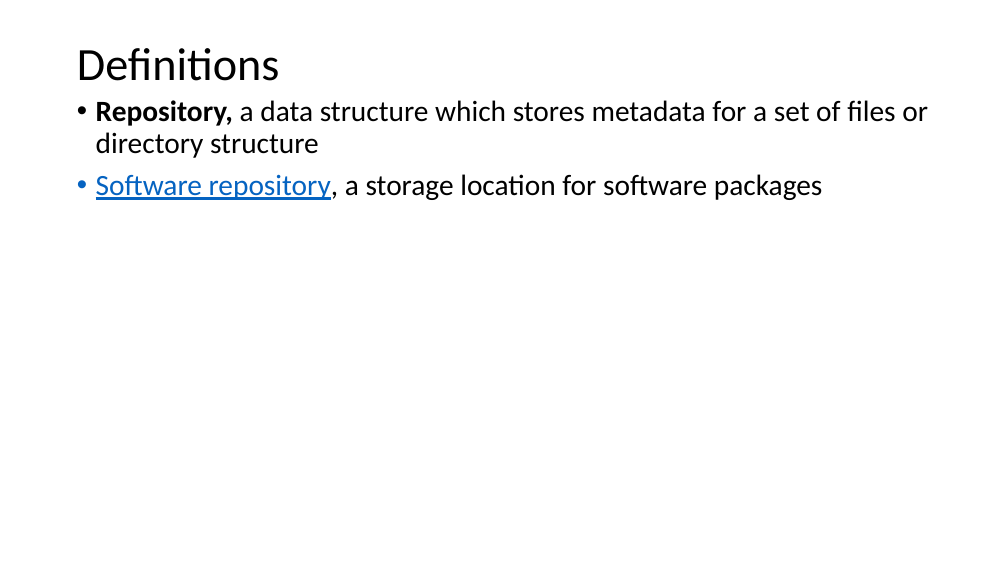
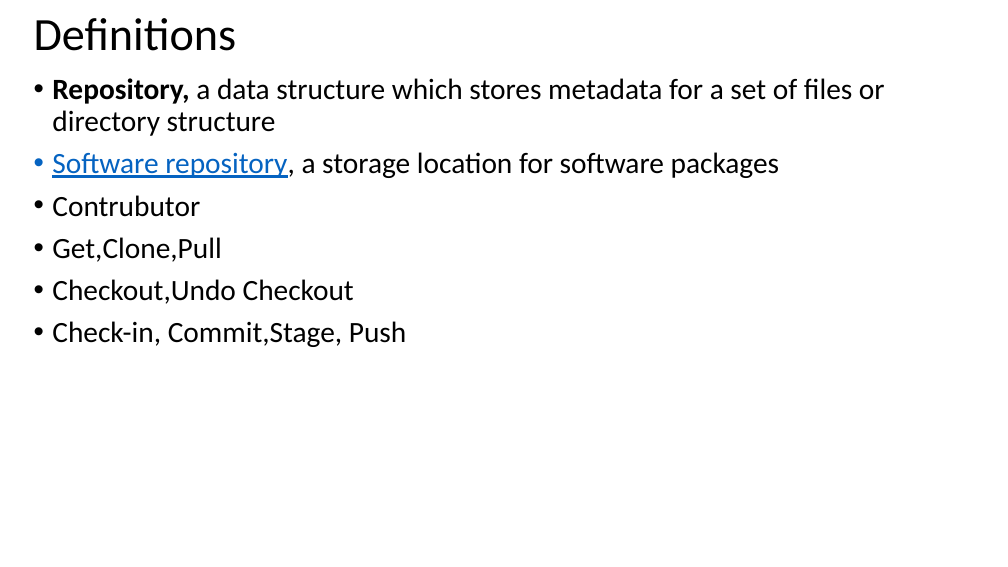
Before and after one commit to mhgulen/Dosyalar, a slide deck: slide 3 of Version Control Protocols.pptx (slide 2 before the commit). Drawn at 1008x567 pixels with LibreOffice and Linux fonts; fonts in the diff are those of the drawing. Boxes give left, top, right and bottom in pixels: in the first picture for what was removed or moved away, otherwise in the second. Text is boxed around its words. In the diff, an @@ line names an element or a change of style, - is before the commit and + after.

```diff
--- a/Version Control Protocols.pptx
+++ b/Version Control Protocols.pptx
@@ title "Definitions": place and size @@
-title "Definitions" at <box>77,48,280,81</box>
+title "Definitions" at <box>34,18,237,51</box>
@@ text "Repository, a data structure which ...": place and size @@
-text "Repository, a data structure which ..." at <box>96,100,928,200</box>
+text "Repository, a data structure which ..." at <box>52,78,885,347</box>
@@ text at <box>52,195,407,347</box>: paragraphs added @@
+• Contrubutor
+• Get,Clone,Pull
+• Checkout,Undo Checkout
+• Check-in, Commit,Stage, Push
```
Also in this commit, not shown: 2 other slides changed, 11 slides added, 2 other files.
